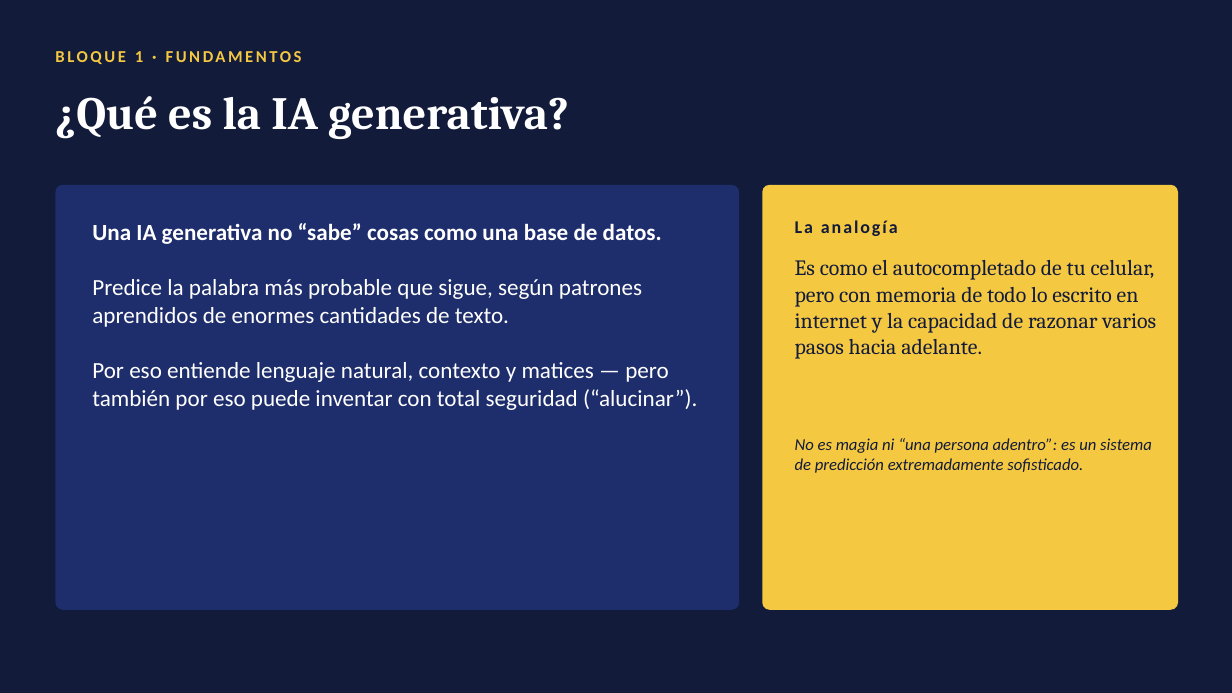
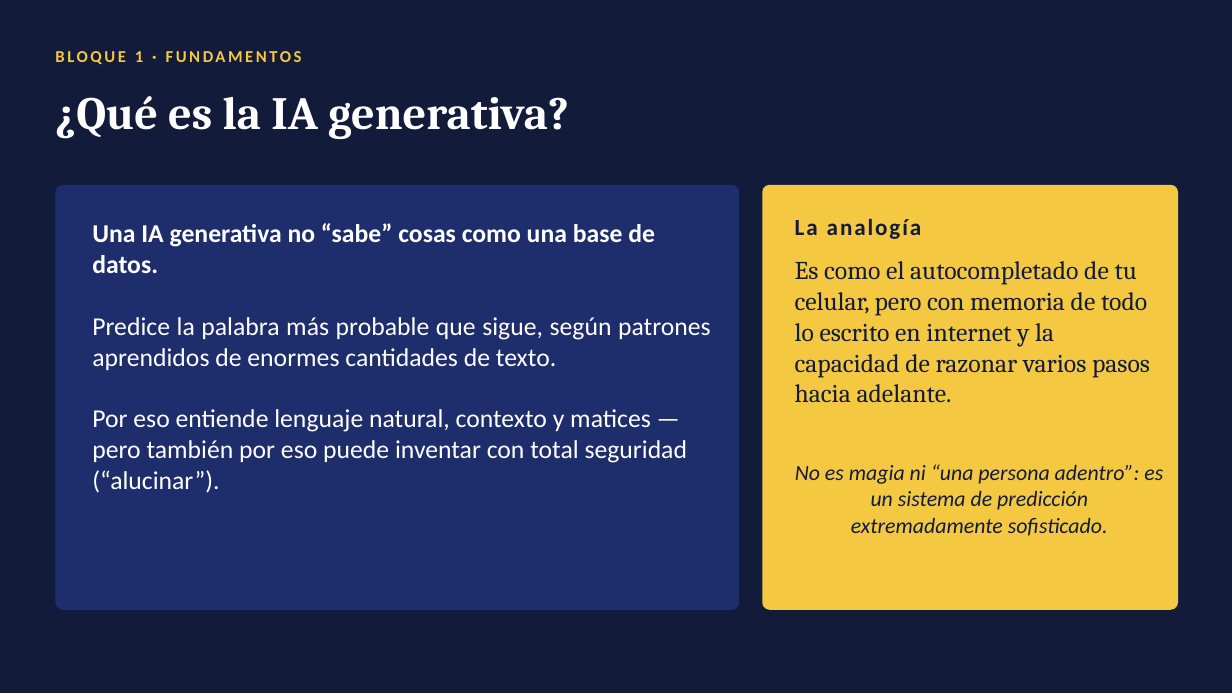
Before and after one commit to lyly2785/taller-ia-eea, a slide deck: slide 5 of Sesion0_Presentacion.pptx. Drawn at 1232x693 pixels with LibreOffice and Linux fonts; fonts in the diff are those of the drawing. Boxes give left, top, right and bottom in pixels: in the first picture for what was removed or moved away, otherwise in the second. Text is boxed around its words. In the diff, an @@ line names an element or a change of style, - is before the commit and + after.

```diff
--- a/Sesion0_Presentacion.pptx
+++ b/Sesion0_Presentacion.pptx
@@ text "La analogía" at (x1=795, y1=218, x2=922, y2=239): size 14 to 18 pt @@
@@ text "Una IA generativa no “sabe” ..." at (x1=92, y1=223, x2=711, y2=493): size 18 to 20 pt; alignment left to justified @@
@@ text "Es como el autocompletado de ..." at (x1=795, y1=261, x2=1150, y2=403): size 17 to 20 pt @@
@@ text "No es magia ni “una ..." at (x1=795, y1=464, x2=1163, y2=536): size 13 to 17 pt; alignment left to centre @@
```
Also in this commit, not shown: 10 other slides changed.
